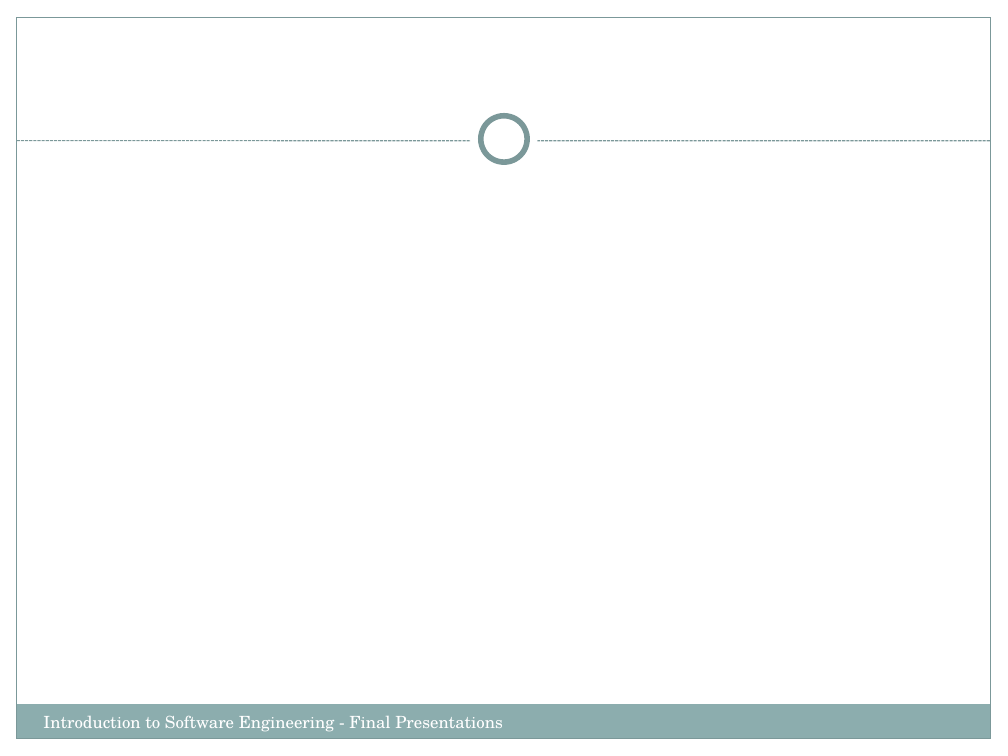
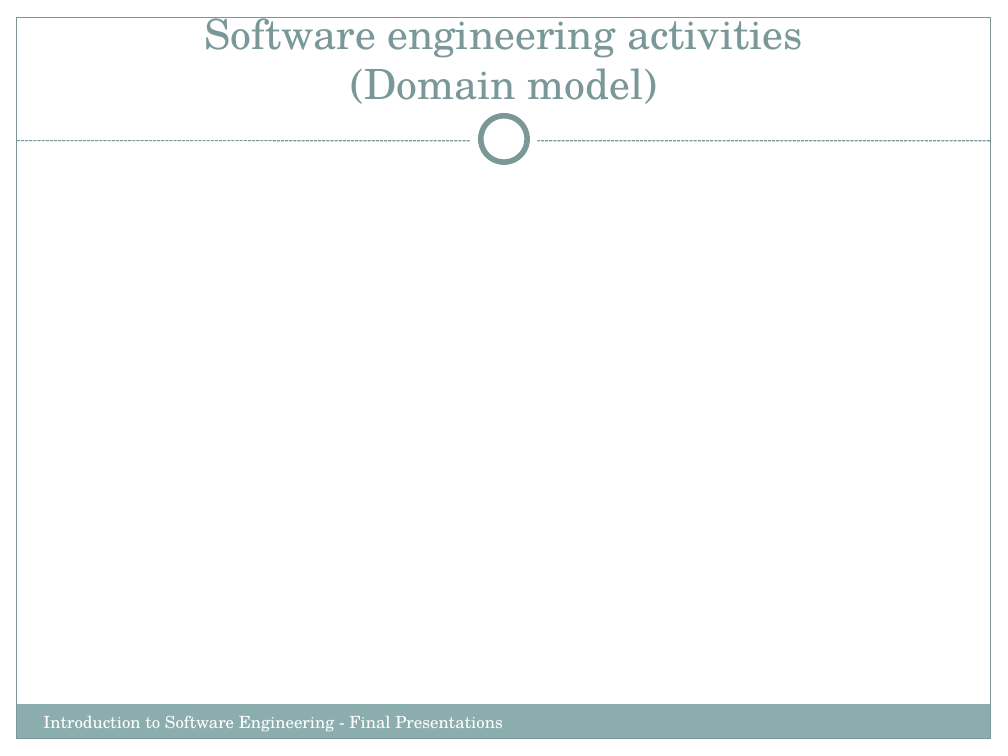
Before and after one commit to Cyber-Punk-REAS/the_project, a slide deck: slide 9 of IntroSWEng.FinalPresentations.pptx (slide 6 before the commit). Drawn at 1008x756 pixels with LibreOffice and Linux fonts; fonts in the diff are those of the drawing. Boxes give left, top, right and bottom in pixels: in the first picture for what was removed or moved away, otherwise in the second. Text is boxed around its words. In the diff, an @@ line names an element or a change of style, - is before the commit and + after.

```diff
--- a/IntroSWEng.FinalPresentations.pptx
+++ b/IntroSWEng.FinalPresentations.pptx
@@ title added at [204, 17, 803, 104], 29.7 pt, text #7C999A @@
+Software engineering activities
+(Domain model)
```
Also in this commit, not shown: 10 other slides changed, 2 slides added.
